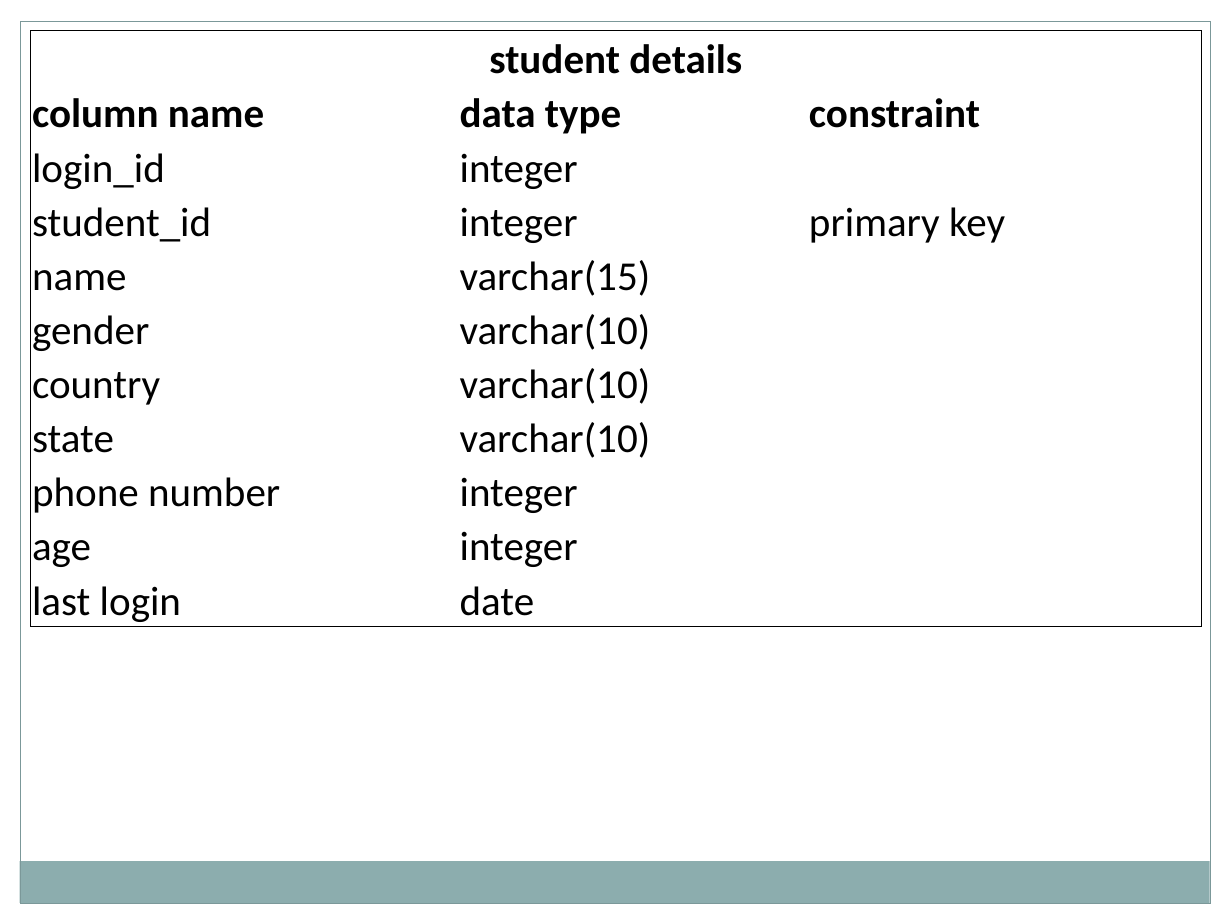
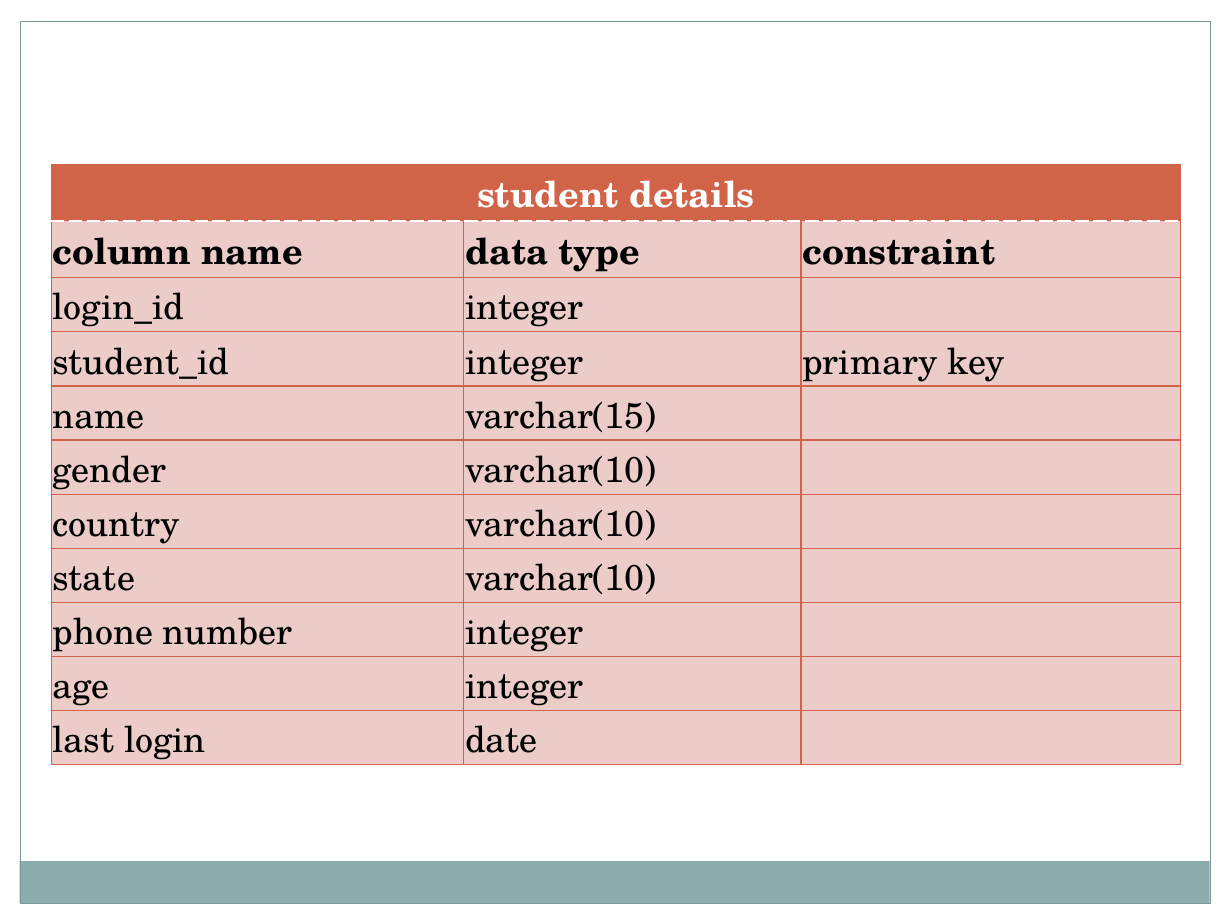
Before and after one commit to Bsccs/tutorial-site, a slide deck: slide 43 of documentation/project.pptx. Drawn at 1232x924 pixels with LibreOffice and Linux fonts; fonts in the diff are those of the drawing. Boxes give left, top, right and bottom in pixels: in the first picture for what was removed or moved away, otherwise in the second. Text is boxed around its words. In the diff, an @@ line names an element or a change of style, - is before the commit and + after.

```diff
--- a/documentation/project.pptx
+++ b/documentation/project.pptx
@@ table at [52, 164, 1181, 764] @@
@@ fill none to #D16349 in row 1, column 1 @@
@@ size 24 to 21 pt, font Calibri to TeX Gyre Schola @@
@@ text colour #000000 to #FFFFFF in "student details" @@
@@ borders changed @@
@@ table: place and size @@
-table at [31, 31, 1201, 626]
+table at [52, 164, 1181, 764]
```
Also in this commit, not shown: 13 other slides changed, 1 slide added.
